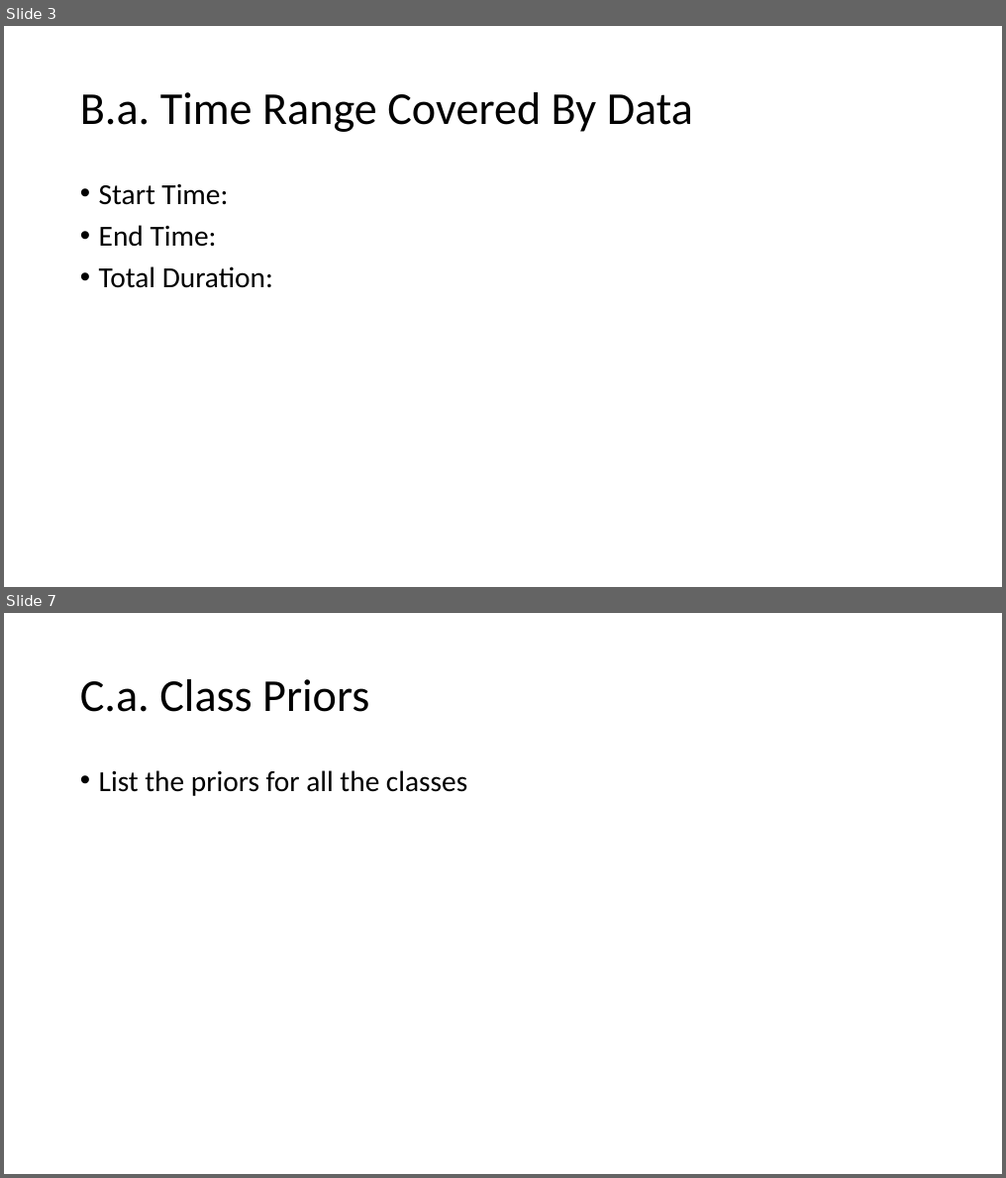
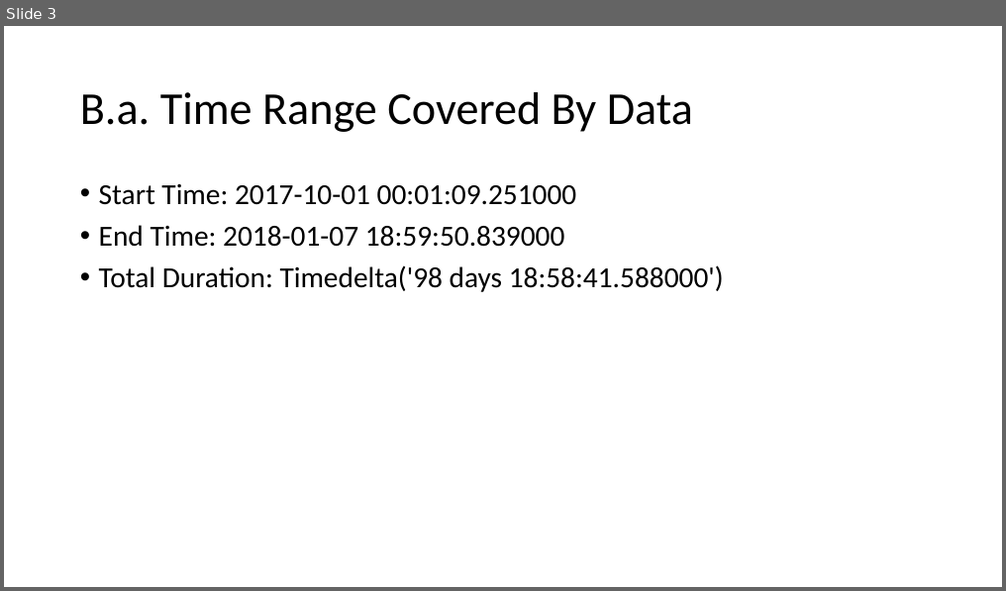
Before and after one commit to gowthamkuntumalla/ECE498_DataScienceAnalytics_HW, a slide deck: HW1/HW1_template.pptx. Shown one above the other, each under a label of ours: slides 3 and 7 before the commit, slide 3 after it; the slides between them are not shown. The pictures are 1006x1178 and 1006x591 pixels, drawn with LibreOffice and Linux fonts; fonts in the diff are those of the drawing. Boxes give left, top, right and bottom in pixels: in the first picture for what was removed or moved away, otherwise in the second. Text is boxed around its words. In the diff, an @@ line names an element or a change of style, - is before the commit and + after.

```diff
--- a/HW1/HW1_template.pptx
+++ b/HW1/HW1_template.pptx
@@ slide 7 removed at bbox=[4, 613, 1002, 1174], background #FFFFFF @@
@@ title removed at bbox=[80, 679, 369, 712] @@
-C.a. Class Priors
@@ text removed at bbox=[99, 770, 467, 796] @@
-• List the priors for all the classes
@@ slide 3 changed as well @@
@@ text at bbox=[99, 184, 724, 292]: text changed @@
-• Start Time:
-• End Time:
-• Total Duration:
+• Start Time: 2017-10-01 00:01:09.251000
+• End Time: 2018-01-07 18:59:50.839000
+• Total Duration: Timedelta('98 days 18:58:41.588000')
```
Also in this commit, not shown: 7 other slides changed, 1 slide added, 4 other files.
